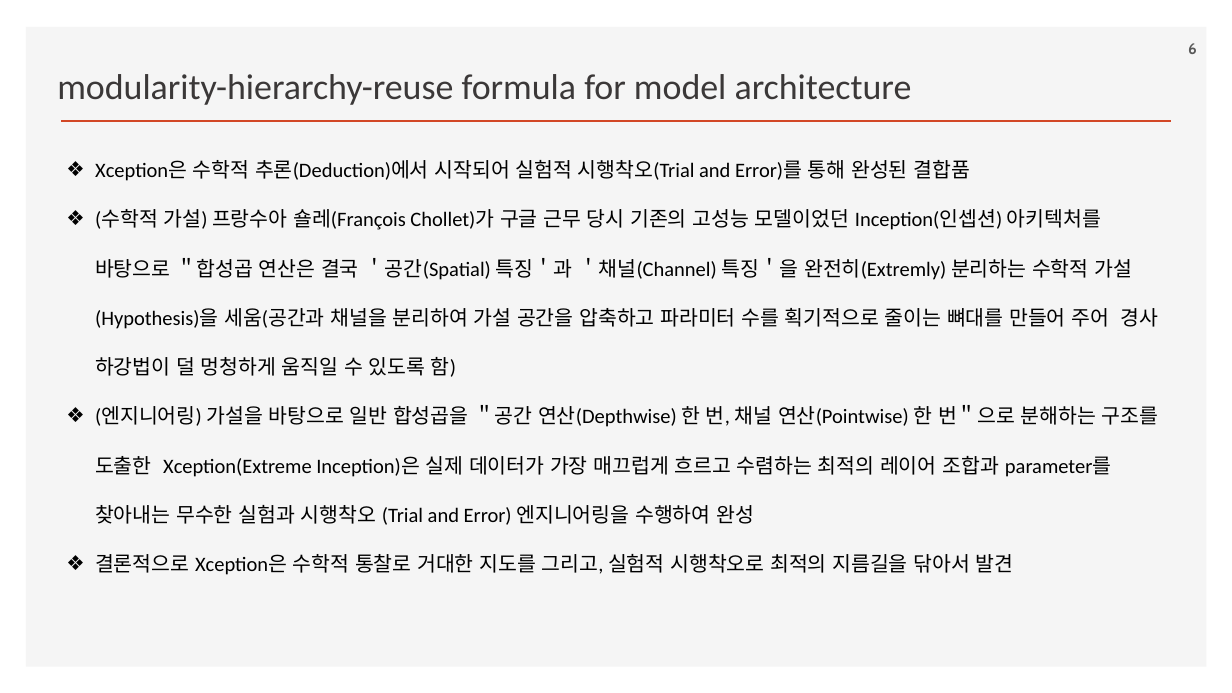
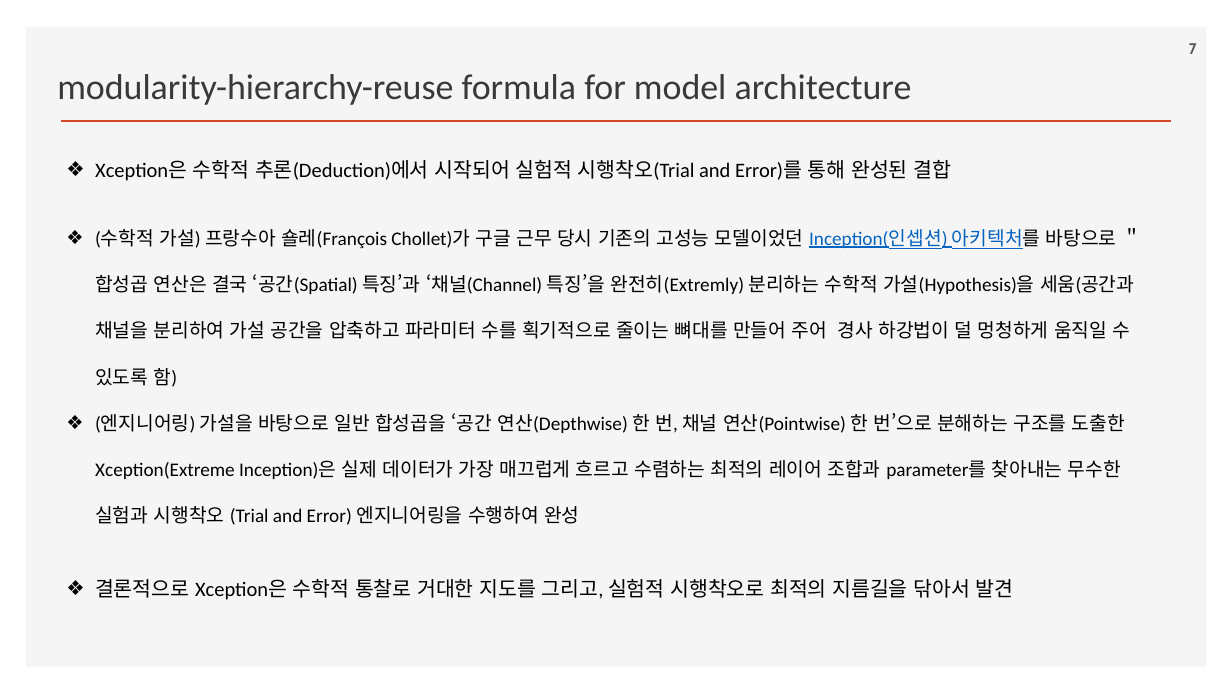
Before and after one commit to ancestor9/2026_Fall_Deep-Learning-with-Python, a slide deck: slide 7 of Chapter 09 ConvNet architecture patterns.pptx (slide 6 before the commit). Drawn at 1232x693 pixels with LibreOffice and Linux fonts; fonts in the diff are those of the drawing; background and template pictures are left out. Boxes give left, top, right and bottom in pixels: in the first picture for what was removed or moved away, otherwise in the second. Text is boxed around its words. In the diff, an @@ line names an element or a change of style, - is before the commit and + after.

```diff
--- a/Chapter 09 ConvNet architecture patterns.pptx
+++ b/Chapter 09 ConvNet architecture patterns.pptx
@@ page number at box(1189, 43, 1197, 54): text changed @@
-6
+7
@@ text at box(95, 160, 1134, 525): text changed; size 16 to 15 pt @@
-❖ Xception은 수학적 추론(Deduction)에서 시작되어 실험적 시행착오(Trial and Error)를 통해 완성된 결합품
-❖ (수학적 가설) 프랑수아 숄레(François Chollet)가 구글 근무 당시 기존의 고성능 모델이었던 Inception(인셉션) 아키텍처를 바탕으로 ＂합성곱 연산은 결국 ＇공간(Spatial) 특징＇과 ＇채널(Channel) 특징＇을 완전히(Extremly) 분리하는 수학적 가설(Hypothesis)을 세움(공간과 채널을 분리하여 가설 공간을 압축하고 파라미터 수를 획기적으로 줄이는 뼈대를 만들어 주어 경사 하강법이 덜 멍청하게 움직일 수 있도록 함)
-❖ (엔지니어링) 가설을 바탕으로 일반 합성곱을 ＂공간 연산(Depthwise) 한 번, 채널 연산(Pointwise) 한 번＂으로 분해하는 구조를 도출한 Xception(Extreme Inception)은 실제 데이터가 가장 매끄럽게 흐르고 수렴하는 최적의 레이어 조합과 parameter를 찾아내는 무수한 실험과 시행착오 (Trial and Error) 엔지니어링을 수행하여 완성
+❖ Xception은 수학적 추론(Deduction)에서 시작되어 실험적 시행착오(Trial and Error)를 통해 완성된 결합
+❖ (수학적 가설) 프랑수아 숄레(François Chollet)가 구글 근무 당시 기존의 고성능 모델이었던 Inception(인셉션) 아키텍처를 바탕으로 ＂합성곱 연산은 결국 ‘공간(Spatial) 특징’과 ‘채널(Channel) 특징’을 완전히(Extremly) 분리하는 수학적 가설(Hypothesis)을 세움(공간과 채널을 분리하여 가설 공간을 압축하고 파라미터 수를 획기적으로 줄이는 뼈대를 만들어 주어 경사 하강법이 덜 멍청하게 움직일 수 있도록 함)
+❖ (엔지니어링) 가설을 바탕으로 일반 합성곱을 ‘공간 연산(Depthwise) 한 번, 채널 연산(Pointwise) 한 번’으로 분해하는 구조를 도출한 Xception(Extreme Inception)은 실제 데이터가 가장 매끄럽게 흐르고 수렴하는 최적의 레이어 조합과 parameter를 찾아내는 무수한 실험과 시행착오 (Trial and Error) 엔지니어링을 수행하여 완성
```
Also in this commit, not shown: 11 other slides changed.
